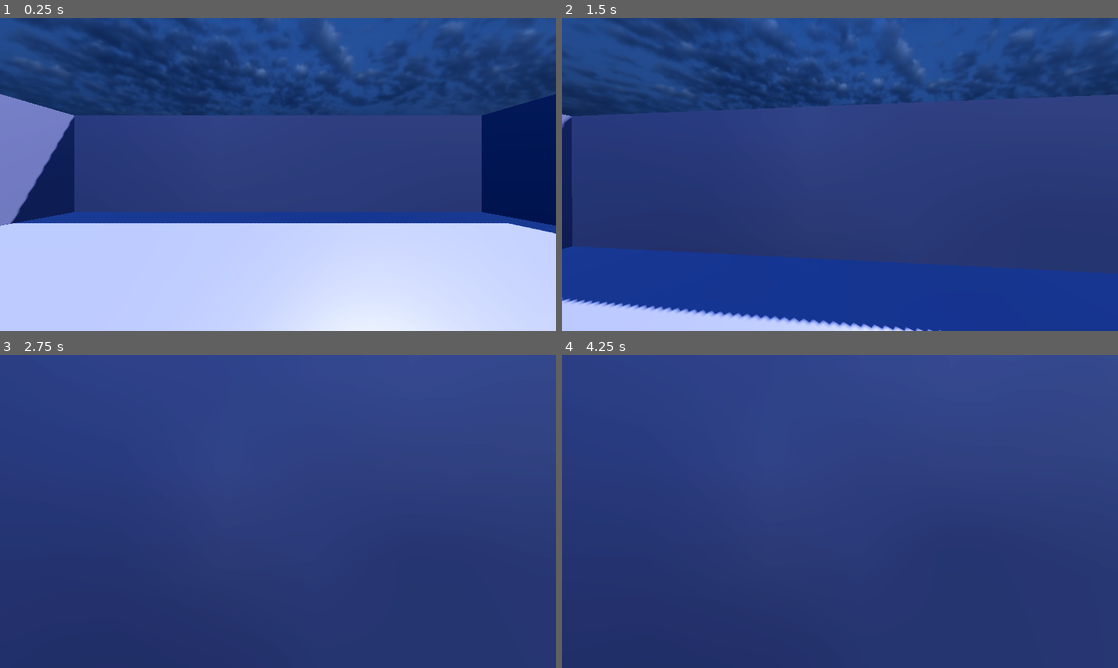
Above: before the commit, frames 1-4 (two rows, left to right).
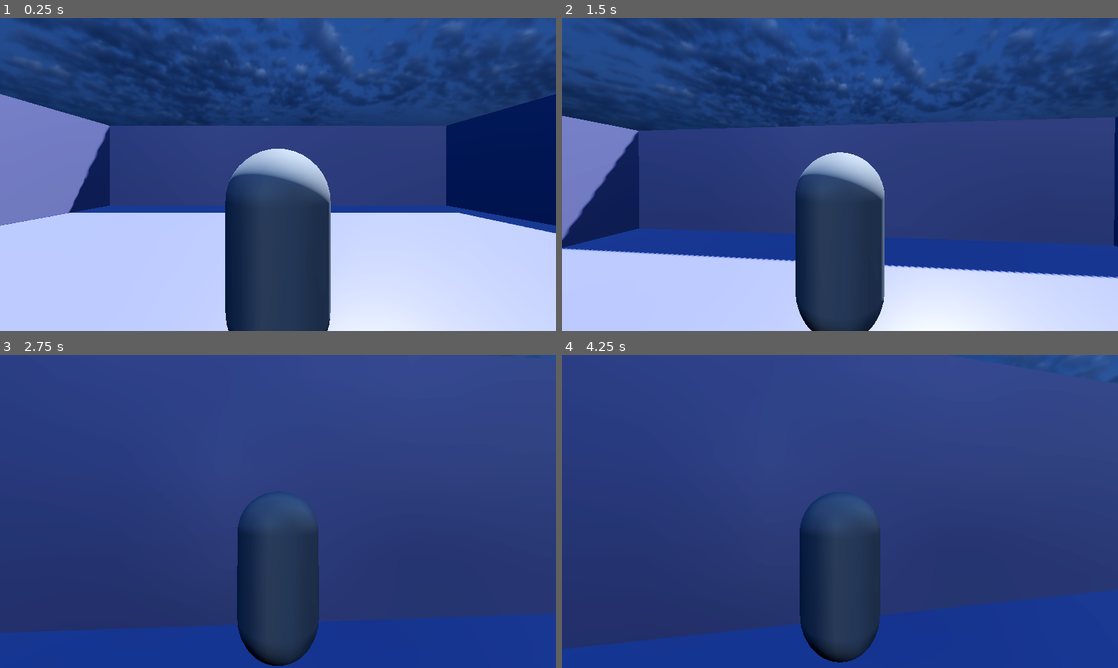
Above: after the commit, the same moments.

Repository: brickedgs/GodotTemplate3d
Game: Godot game, scene res://maps/pilot.tscn
The game is run twice, just before and just after one commit, with the same random seed, the same clock (stepped at 60 frames per second) and the same inputs.
Inputs (mouse positions are in pixels of both pictures, inside the frame that each line leads up to):
- Up to frame 1 (0.25 s): no input
- Up to frame 2 (1.5 s): tap Enter at 0.5 s; move the mouse to (867, 174) at 0.52 s; hold Shift (sprint) 0.53-1.28 s; hold W (move_forward) from 0.53 s (still down); tap Space (jump) at 0.77 s; move the mouse to (812, 174) at 1.27 s; tap Shift (sprint) at 1.35 s
- Up to frame 3 (2.75 s): keep holding W (move_forward); tap Space (jump) at 1.52 s; move the mouse to (289, 505) at 2.02 s; hold Shift (sprint) from 2.03 s (still down)
- Up to frame 4 (4.25 s): keep holding W (move_forward); move the mouse to (834, 517) at 2.77 s; release Shift (sprint) at 2.78 s; tap Shift (sprint) at 2.85 s; tap Space (jump) at 3.02, 3.77 s; move the mouse to (878, 514) at 3.52 s; hold Shift (sprint) from 3.53 s (still down); tap Escape (ui_cancel) at 4.15 s

The runs differ from the first frame. In frame 1, 19% of the frame differs, in the area x 1-100%, y 31-100%; in frame 2, 37%, in the area x 0-100%, y 24-100%; in frame 3, 19%; in frame 4, 20%.

Commit message:
setup cursor toggle and some input map

Diff:
--- a/characters/player.gd
+++ b/characters/player.gd
@@ -13,6 +13,12 @@
 	Input.mouse_mode = Input.MOUSE_MODE_CAPTURED
 
 func _input(event):
+	if event.is_action_pressed("ui_cancel"):
+		if Input.mouse_mode == Input.MOUSE_MODE_VISIBLE:
+			Input.mouse_mode = Input.MOUSE_MODE_CAPTURED
+		else:
+			Input.mouse_mode = Input.MOUSE_MODE_VISIBLE
+
 	if event.is_action_pressed("quit"):
 		get_tree().quit()
 
--- a/characters/player.tscn
+++ b/characters/player.tscn
@@ -15,7 +15,7 @@
 transform = Transform3D(1, 0, 0, 0, 1, 0, 0, 0, 1, 0, 1.75, 0)
 
 [node name="SpringArm3D" type="SpringArm3D" parent="SpringArmPivot"]
-spring_length = 0.0
+spring_length = 2.0
 script = ExtResource("2_o1ykh")
 
 [node name="Camera3D" type="Camera3D" parent="SpringArmPivot/SpringArm3D"]
--- a/project.godot
+++ b/project.godot
@@ -23,6 +23,14 @@
 
 [input]
 
+ui_accept={
+"deadzone": 0.5,
+"events": [Object(InputEventKey,"resource_local_to_scene":false,"resource_name":"","device":0,"window_id":0,"alt_pressed":false,"shift_pressed":false,"ctrl_pressed":false,"meta_pressed":false,"pressed":false,"keycode":4194309,"physical_keycode":0,"key_label":0,"unicode":4194309,"echo":false,"script":null)
+, Object(InputEventKey,"resource_local_to_scene":false,"resource_name":"","device":0,"window_id":0,"alt_pressed":false,"shift_pressed":false,"ctrl_pressed":false,"meta_pressed":false,"pressed":false,"keycode":4194310,"physical_keycode":0,"key_label":0,"unicode":4194310,"echo":false,"script":null)
+, Object(InputEventKey,"resource_local_to_scene":false,"resource_name":"","device":0,"window_id":0,"alt_pressed":false,"shift_pressed":false,"ctrl_pressed":false,"meta_pressed":false,"pressed":false,"keycode":32,"physical_keycode":0,"key_label":0,"unicode":32,"echo":false,"script":null)
+, Object(InputEventJoypadButton,"resource_local_to_scene":false,"resource_name":"","device":-1,"button_index":6,"pressure":0.0,"pressed":false,"script":null)
+]
+}
 move_forward={
 "deadzone": 0.5,
 "events": [Object(InputEventKey,"resource_local_to_scene":false,"resource_name":"","device":-1,"window_id":0,"alt_pressed":false,"shift_pressed":false,"ctrl_pressed":false,"meta_pressed":false,"pressed":false,"keycode":0,"physical_keycode":87,"key_label":0,"unicode":119,"echo":false,"script":null)
@@ -56,6 +64,7 @@
 quit={
 "deadzone": 0.5,
 "events": [Object(InputEventKey,"resource_local_to_scene":false,"resource_name":"","device":-1,"window_id":0,"alt_pressed":true,"shift_pressed":false,"ctrl_pressed":false,"meta_pressed":false,"pressed":false,"keycode":0,"physical_keycode":81,"key_label":0,"unicode":0,"echo":false,"script":null)
+, Object(InputEventJoypadButton,"resource_local_to_scene":false,"resource_name":"","device":-1,"button_index":4,"pressure":0.0,"pressed":false,"script":null)
 ]
 }
 look_left={
